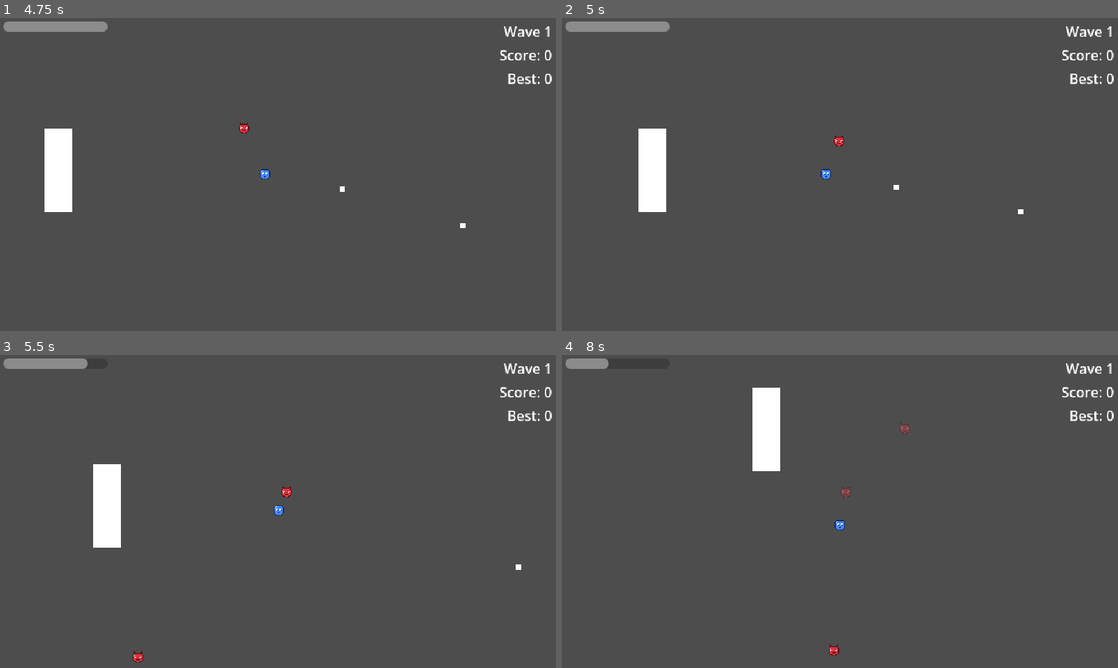
Above: before the commit, frames 1-4 (two rows, left to right).
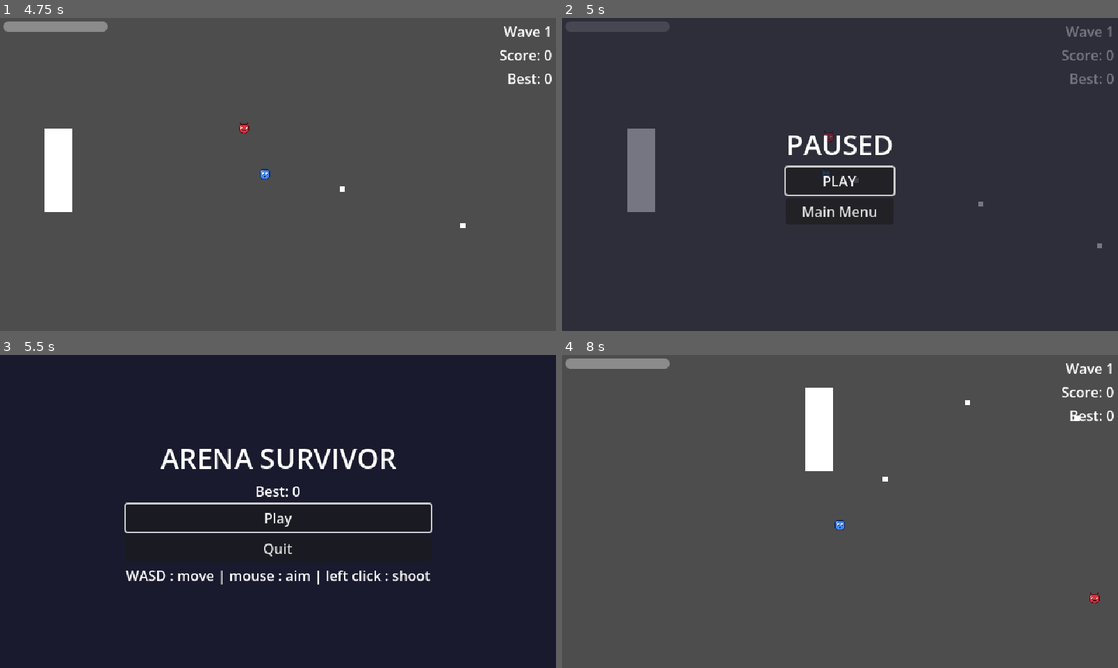
Above: after the commit, the same moments.

Repository: jonjud/survivor-arena
Game: Godot game, scene res://scenes/ui/main_menu.tscn
Same seed, same stepped clock (60 frames per second), same inputs: the game is played once before the commit and once after it.
Inputs (mouse positions are in pixels of both pictures, inside the frame that each line leads up to):
- Up to frame 1 (4.75 s): click "Play" at 0.5 s; tap Enter at 1.25 s; move the mouse to (400, 158) at 1.27 s; press the mouse at (400, 158) at 1.28 s; hold D (move_right) 1.28-2.03 s; move the mouse to (166, 190) at 2.02 s; release the mouse at (166, 190) at 2.03 s; hold S (move_down) 2.03-2.78 s; click (166, 190) at 2.1 s; move the mouse to (333, 105) at 2.77 s; press the mouse at (333, 105) at 2.78 s; hold D (move_right) 2.78-3.53 s; move the mouse to (250, 237) at 3.52 s; release the mouse at (250, 237) at 3.53 s; hold W (move_up) 3.53-4.28 s; click (250, 237) at 3.6 s; move the mouse to (444, 221) at 4.27 s; press the mouse at (444, 221) at 4.28 s; hold A (move_left) from 4.28 s (still down)
- Up to frame 2 (5 s): keep holding A (move_left); tap P (pause, bound only after the commit) at 4.9 s
- Up to frame 3 (5.5 s): release A (move_left) at 5 s; release the mouse at (444, 558) at 5 s; click (278, 549) at 5 s, where only the run after the commit has a clickable "Main Menu"
- Up to frame 4 (8 s): click (840, 517) at 5.75 s, where only the run after the commit has a clickable "Play"; move the mouse to (673, 464) at 6.52 s; hold A (move_left) 6.53-7.28 s; click (673, 464) at 6.6 s; move the mouse to (867, 511) at 7.27 s; press the mouse at (867, 511) at 7.28 s; hold S (move_down) from 7.28 s (still down)

Frame 1 is identical in both runs. In frame 2, 100% of the frame differs, in the area x 0-100%, y 0-100%; in frame 3, 100%; in frame 4, 3.3%.

Commit message:
feat: add pause menu and return-to-menu buttons

Diff:
--- a/project.godot
+++ b/project.godot
@@ -68,6 +68,11 @@
 "events": [Object(InputEventKey,"resource_local_to_scene":false,"resource_name":"","device":-1,"window_id":0,"alt_press …(192 unchanged characters)…
 ]
 }
+pause={
+"deadzone": 0.2,
+"events": [Object(InputEventKey,"resource_local_to_scene":false,"resource_name":"","device":-1,"window_id":0,"alt_pressed":false,"shift_pressed":false,"ctrl_pressed":false,"meta_pressed":false,"pressed":false,"keycode":0,"physical_keycode":80,"key_label":0,"unicode":112,"location":0,"echo":false,"script":null)
+]
+}
 
 [layer_names]
 
--- a/scenes/main.tscn
+++ b/scenes/main.tscn
@@ -15,6 +15,7 @@
 [ext_resource type="AudioStream" uid="uid://dk1bmdjmxh5ma" path="res://assets/audio/hit.wav" id="13_muem4"]
 [ext_resource type="AudioStream" uid="uid://chl4gmkjhxm0h" path="res://assets/audio/death.wav" id="14_dp3eg"]
 [ext_resource type="Script" uid="uid://b3yduo34if6du" path="res://scripts/game_effects.gd" id="15_jkv2x"]
+[ext_resource type="PackedScene" uid="uid://cckfa6nbhv6e3" path="res://scenes/ui/pause_menu.tscn" id="16_jbj1t"]
 
 [sub_resource type="RectangleShape2D" id="RectangleShape2D_htemk"]
 size = Vector2(32, 96)
@@ -65,3 +66,5 @@
 
 [node name="GameEffects" type="Node" parent="." unique_id=1929214131]
 script = ExtResource("15_jkv2x")
+
+[node name="PauseMenu" parent="." unique_id=1227473679 instance=ExtResource("16_jbj1t")]
--- /dev/null
+++ b/scenes/ui/pause_menu.tscn
@@ -0,0 +1,54 @@
+[gd_scene format=3 uid="uid://cckfa6nbhv6e3"]
+
+[ext_resource type="Script" uid="uid://dd1akovns4xb1" path="res://scripts/ui/pause_menu.gd" id="1_6tw0m"]
+
+[node name="PauseMenu" type="CanvasLayer" unique_id=1227473679]
+process_mode = 3
+layer = 10
+script = ExtResource("1_6tw0m")
+
+[node name="Control" type="Control" parent="." unique_id=1138710403]
+layout_mode = 3
+anchors_preset = 15
+anchor_right = 1.0
+anchor_bottom = 1.0
+grow_horizontal = 2
+grow_vertical = 2
+
+[node name="ColorRect" type="ColorRect" parent="Control" unique_id=224382559]
+layout_mode = 1
+anchors_preset = 15
+anchor_right = 1.0
+anchor_bottom = 1.0
+grow_horizontal = 2
+grow_vertical = 2
+mouse_filter = 2
+color = Color(0.101960786, 0.101960786, 0.18039216, 0.6)
+
+[node name="VBoxContainer" type="VBoxContainer" parent="Control" unique_id=1783796414]
+layout_mode = 1
+anchors_preset = 8
+anchor_left = 0.5
+anchor_top = 0.5
+anchor_right = 0.5
+anchor_bottom = 0.5
+offset_left = -31.0
+offset_top = -23.5
+offset_right = 31.0
+offset_bottom = 23.5
+grow_horizontal = 2
+grow_vertical = 2
+alignment = 1
+
+[node name="TitleLabel" type="Label" parent="Control/VBoxContainer" unique_id=1399356198]
+layout_mode = 2
+theme_override_font_sizes/font_size = 32
+text = "PAUSED"
+
+[node name="ResumeButton" type="Button" parent="Control/VBoxContainer" unique_id=276905529]
+layout_mode = 2
+text = "PLAY"
+
+[node name="MainMenuButton" type="Button" parent="Control/VBoxContainer" unique_id=1439382880]
+layout_mode = 2
+text = "Main Menu"
--- /dev/null
+++ b/scripts/game_scene.gd
@@ -0,0 +1,5 @@
+class_name GameScenes
+extends RefCounted
+## รวม path ของฉากที่ต้องโหลดจากหลายที่
+
+const MAIN_MENU: String = "res://scenes/ui/main_menu.tscn"
--- /dev/null
+++ b/scripts/ui/pause_menu.gd
@@ -0,0 +1,45 @@
+class_name PauseMenu
+extends CanvasLayer
+## หยุดเกมด้วย get_tree().paused ต้องตั้ง Process Mode = Always ที่ node นี้
+
+@onready var _resume_button: Button = $Control/VBoxContainer/ResumeButton
+@onready var _menu_button: Button = $Control/VBoxContainer/MainMenuButton
+
+var _run_over: bool = false  # จบรอบแล้ว ไม่ให้ pause ซ้อนกับหน้า Game Over
+
+
+func _ready() -> void:
+	hide()
+	_resume_button.pressed.connect(_resume)
+	_menu_button.pressed.connect(_on_main_menu_pressed)
+	EventBus.run_ended.connect(_on_run_ended)
+
+
+func _unhandled_input(event: InputEvent) -> void:
+	if not event.is_action_pressed("pause") or _run_over:
+		return
+	if get_tree().paused:
+		_resume()
+	else:
+		_pause()
+	get_viewport().set_input_as_handled()
+
+
+func _pause() -> void:
+	get_tree().paused = true
+	show()
+	_resume_button.grab_focus()  # ให้กด Enter เลือกได้
+
+
+func _resume() -> void:
+	get_tree().paused = false
+	hide()
+
+
+func _on_main_menu_pressed() -> void:
+	get_tree().paused = false  # ต้องปลดก่อนเปลี่ยนฉาก ไม่งั้นเมนูหลักค้างนิ่ง
+	get_tree().change_scene_to_file(GameScenes.MAIN_MENU)
+
+
+func _on_run_ended(_score: int, _is_new_best: bool) -> void:
+	_run_over = true
Not shown, added: scripts/game_scene.gd.uid
Not shown, added: scripts/ui/pause_menu.gd.uid
